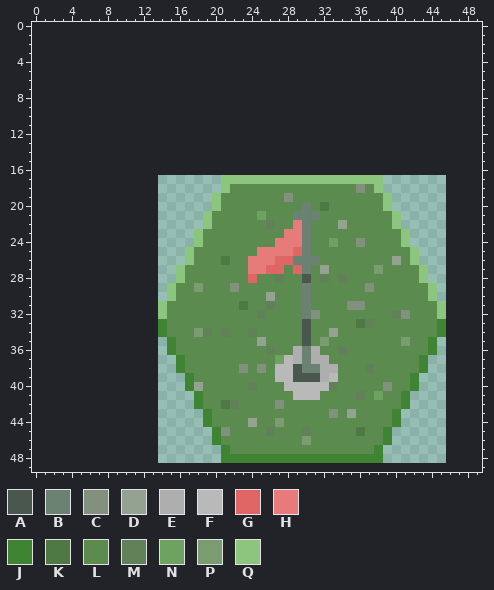
Two versions of one pixel-art sprite, data/images/summer/flag.png. That is the earlier state.
The file is 32x32 pixels. The old version is drawn lined up with the new one, on the new canvas.
Palette (. is transparent): A #4a574f  B #6b8172  C #81917d  D #94a291  E #aeaeae  F #b9b9b9  G #e06666  H #e77b7b  J #3f8433  K #4e7944  L #5b8b4f  M #618159  N #6ea261  P #7a9c70  Q #8cc67e
Pixels before (only the part around the change), first column x 0:
 0 ..................................................
 1 ..................................................
 2 ..................................................
 3 ..................................................
 4 ..................................................
 5 ..................................................
 6 ..................................................
 7 ..................................................
 8 ..................................................
 9 ..................................................
10 ..................................................
11 ..................................................
12 ..................................................
13 ..................................................
14 ..................................................
15 ..................................................
16 ..................................................
17 .....................QQQQQQQQQQQQQQQQQQ...........
18 .....................QLLLLLLLLLLLLLLCLQ...........
19 ....................QLLLLLLLCLLLLLLLLLLQ..........
20 ....................QLLLLLLLLLBLKLLLLLLQ..........
21 ...................QLLLLLNLLLBBBLLLLLLLLQ.........
22 ...................QLLLLLLMLLHBLLLDLLLLLQ.........
23 ..................QLLLLLLLLLHHBLLLLLLLLLLQ........
24 ..................QLLLLLLLLHHHBLLNLLCLLLLQ........
25 .................QLLLLLLLHHHHGBLLLLLLLLLLLQ.......
26 .................QLLLKLLHHHGGBBBLLLLLLLLDLQ.......
27 ................QLLLLLLLHHGGLGBLDLLLLLPLLLLQ......
28 ................QLLLLLLLGLLMLLALMLMLLLLLLLLQ......
29 ...............QLLPLLLCLLLLLLLBLLLLLLCLLLLLLQ.....
30 ...............QLLLLLLLLLLDLLLBLLLLLLLLLLLLLQ.....
31 ..............QLLLLLLLLKLLMLLLBLLLLCCLLLLLLLLQ....
32 ..............QLLLLLLLLLLMLLLLBCLLLLLLLLMCLLLQ....
33 ..............JLLLLLLLLLLLLLLLALLLLLKMLLLLLLLJ....
34 ..............JLLLPMLMLLMLLLLLALLDLLLLLLLLLLLJ....
35 ...............JLLLLLLLLLDLLLLALPLLLLLLLLPLLJ.....
36 ...............JLLLLLLLLLLMLLEBELLMLLLLLLLLLJ.....
37 ................JLLLLLLLLLLNFEBEELLLLLLLLLLJ......
38 ................JLLLLLLCLCLFFABBEELLLMLLLLLJ......
39 .................JLLLLLLLLLFFAAAEFLLLLLLLLJ.......
40 .................JDLLLLLMLLLFFFFFMLLLLLCLLJ.......
41 ..................JLLLLLLLLLLFFFLLLLMLNLLJ........
42 ..................JLLKMLLLLCLLLLLLLLLLLLLJ........
43 ...................JLLLLLLLLLLLLLCLDLLLLJ.........
44 ...................JLLLLDLLPLLLLLLLLLLLLJ.........
45 ....................JCLLLLMLLLMLLLLLKLLJ..........
46 ....................JLLLLLLLLLPLLLLLLLLJ..........
47 .....................JLLLLLLLLLLLLLLLLJ...........
48 .....................JJJJJJJJJJJJJJJJJJ...........
49 ..................................................
New version:
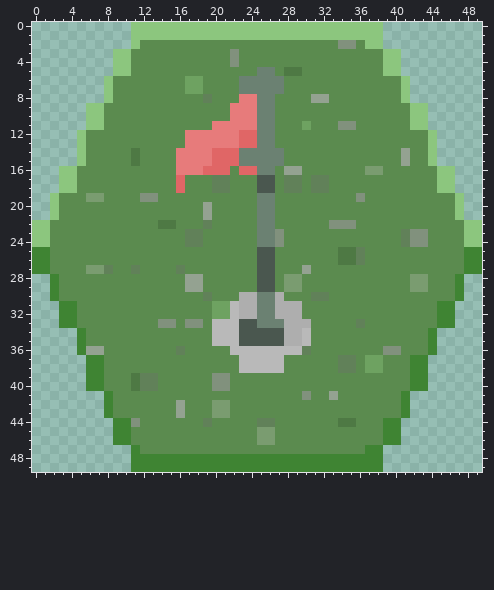
The exact change:
canvas 32x32 -> 50x50, the old top-left corner now at 14,17
Changed rows in their new state; - is an unchanged pixel.
first column x 0:
 0 -----------QQQQQQQQQQQQQQQQQQQQQQQQQQQQ-----------
 1 -----------QQQQQQQQQQQQQQQQQQQQQQQQQQQQ-----------
 2 -----------QLLLLLLLLLLLLLLLLLLLLLLCCLQQ-----------
 3 ---------QQLLLLLLLLLLLCLLLLLLLLLLLLLLLLQQ---------
 4 ---------QQLLLLLLLLLLLCLLLLLLLLLLLLLLLLQQ---------
 5 ---------QQLLLLLLLLLLLLLLBBLKKLLLLLLLLLQQ---------
 6 --------QLLLLLLLLNNLLLLBBBBBLLLLLLLLLLLLLQ--------
 7 --------QLLLLLLLLNNLLLLBBBBBLLLLLLLLLLLLLQ--------
 8 --------QLLLLLLLLLLMLLLHHBBLLLLDDLLLLLLLLQ--------
 9 ------QQLLLLLLLLLLLLLLHHHBBLLLLLLLLLLLLLLLQQ------
10 ------QQLLLLLLLLLLLLLLHHHBBLLLLLLLLLLLLLLLQQ------
11 ------QQLLLLLLLLLLLLHHHHHBBLLLNLLLCCLLLLLLQQ------
12 -----QLLLLLLLLLLLHHHHHHGGBBLLLLLLLLLLLLLLLLLQ-----
13 -----QLLLLLLLLLLLHHHHHHGGBBLLLLLLLLLLLLLLLLLQ-----
14 -----QLLLLLKLLLLHHHHGGGBBBBBLLLLLLLLLLLLLDLLQ-----
15 -----QLLLLLKLLLLHHHHGGGBBBBBLLLLLLLLLLLLLDLLQ-----
16 ---QQLLLLLLLLLLLHHHGGGLGGBBLDDLLLLLLLPPLLLLLLQQ---
17 ---QQLLLLLLLLLLLGLLLMMLLLAALMMLMMLLLLLLLLLLLLQQ---
18 ---QQLLLLLLLLLLLGLLLMM---AA-MM-MM---L-LLLLLLLQQ---
19 --QLLLPPLLLLCCLLLLLLL----BB-L-------C--LLLLLLLLQ--
20 --QLLLLLLLLLLLLLLLLDL----BB---L-L------LLLLLLLLQ--
21 --QLLLLLLLLLLLLLLLLD-----BB--LLL--------LLLLLLLQ--
22 QQLLLLLLLLLLLLKKLLLM-----BB--LL--CCC----LLLLLLLLQQ
23 QQLLLLLLLLLLLLLLLMM------BBCLLL----------MCCLLLLQQ
24 QQLLLLLLLLLLLLLLLMM------BBCLLL--L--L----MCCLLLLQQ
25 JJLLLLLLLLLLLLLLLL-------AALLLL---KKM-----LLLLLLJJ
26 JJLLLLLLLLLLLLLLLL---L--LAALLLLL--KKM---L-LLLLLLJJ
27 JJLLLLPPMLLMLLLLM-------LAAL-LD-L-----L----LLLLLJJ
28 --JLLLLLLLLLLLLLLDD-----LAALPPL-L-L-------PPLLLJ--
29 --JLLLLLLLLLLLLL-DD---L--AA-PPL------L----PPLLLJ--
30 --JLLLLLLLLLLLLL---M---EEBBE--LMM-----------LLLJ--
31 ---JJLLLLLLLLLL-----NNFEEBBEEEL----LL--------JJ---
32 ---JJLLLLLLLLLL-----NNFEEBBEEELL--------LL---JJ---
33 ---JJLLLLLLLLLCC-CC-FFFAABBBEEE-----ML--------J---
34 -----JLLLLLLLLL---LLFFFAAAAAEEF--L----------J.----
35 -----JLLLLLLLLLL----FFFAAAAAEEF-L--------L--------
36 -----JDDLLLLLLLLM-----FFFFFFFFML--L----CC---------
37 ------JJLLLLLLLLL------FFFFFLLLLL-MM-NN---J-------
38 ------JJLLLLLLLLL------FFFF-LLLLLLMM-NN---J-------
39 ------JJLLLKMMLLLL--CC-----LLLLLLL---------J------
40 ------JJLLLKMMLLLLL-CC--L---LLLLLL-----L---J------
41 --------JLLLLLLLLLL----------LCL-D--L-L-----------
42 --------JLLLLLLLDLL-PPL----L----------------------
43 --------JLLLLLLLDLLLPP-----------L-L----LJ--------
44 ---------JJCLLLLLLLM----LMML------KK---J----------
45 ---------JJLLLLLLLLLLL---PP---L-----L---J---------
46 ---------JJLLLLLLLLLL----PP---L---------J---------
47 -----------JLLLLLLLLLL---------------J------------
48 -----------JJJJJJJJJJ-----------------------------
49 -----------JJJJJJJJJJJJJJJJJJJJJJJJJJJJ-----------
